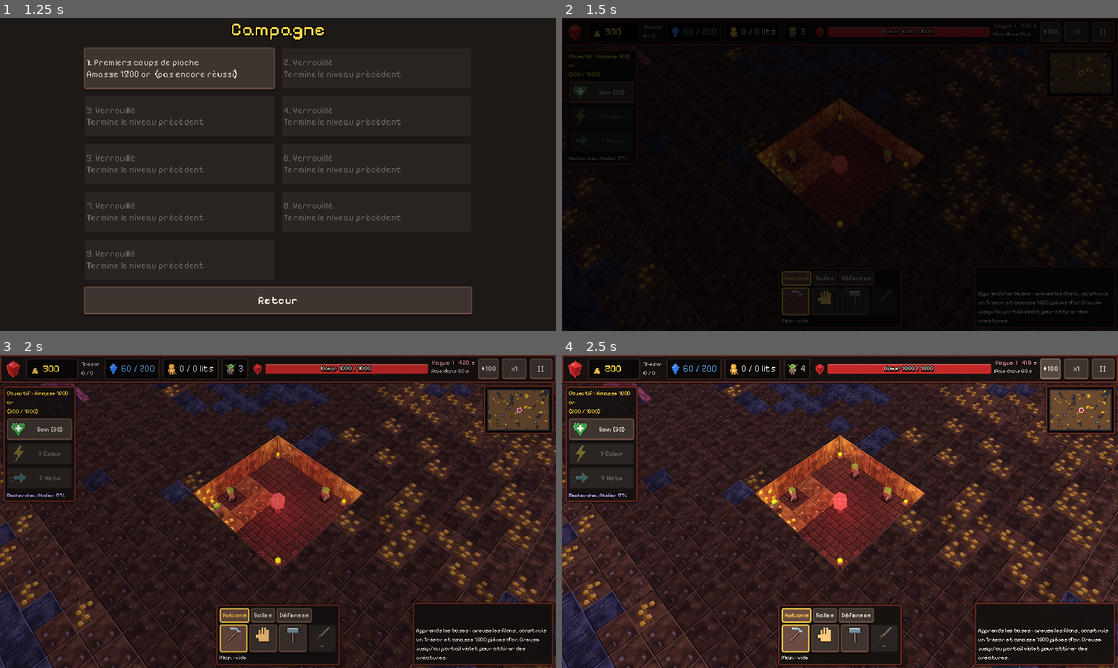
Above: before the commit, frames 1-4 (two rows, left to right).
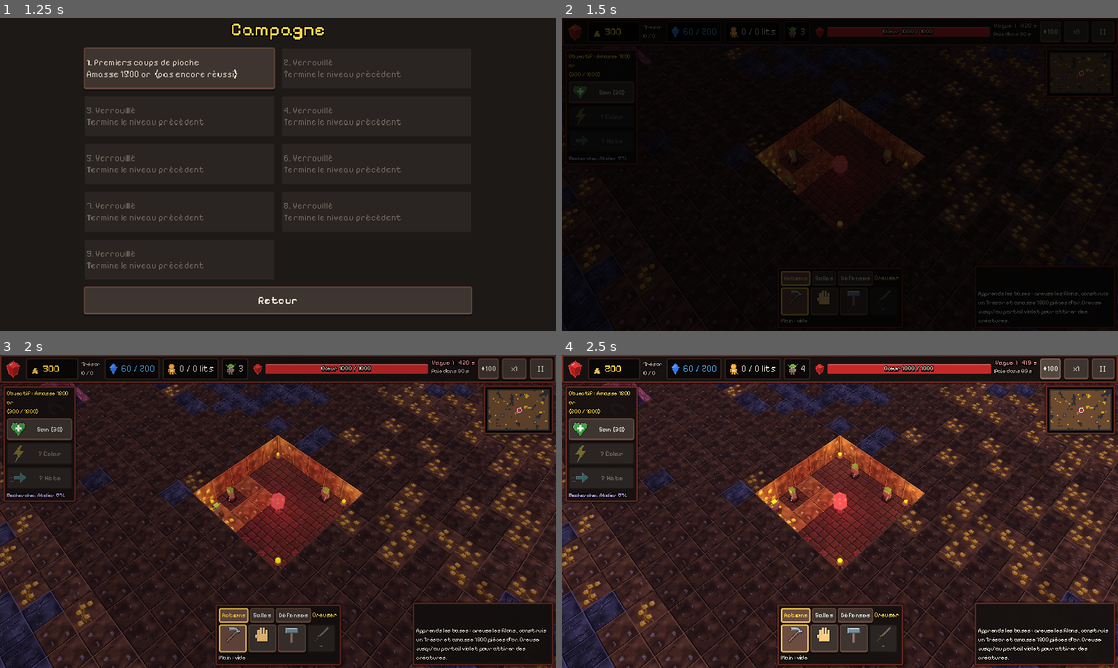
Above: after the commit, the same moments.

Repository: Malinouxi/Android
Game: Godot game, scene res://scenes/menu.tscn
Two runs of this game, one before a commit and one after it. Both use one fixed random seed, a clock stepped at 60 frames per second and the inputs below. Sound files missing from this copy of the repository are replaced by a short silence.
Inputs:
- Up to frame 1 (1.25 s): click "Campagne" at 0.5 s
- Up to frame 2 (1.5 s): click "1. Premiers coups de pioche A…" at 1.25 s
- Up to frame 3 (2 s): no input
- Up to frame 4 (2.5 s): click "+100" at 2 s

Frame 1 is identical in both runs. In frame 2, 0.2% of the frame differs, in the area x 39-61%, y 80-98%; in frame 3, 0.6%; in frame 4, 0.6%, in the area x 38-62%, y 79-100%.

Commit message:
Interface : le nom de l'outil choisi s'affiche dès le début (« Creuser »)
Co-Authored-By: Claude Opus 5.5 <noreply@anthropic.com>
Claude-Session: https://claude.ai/code/session_014UMgZZe9Y6JFUoHq8hPeW2

Diff:
--- a/scripts/hud.gd
+++ b/scripts/hud.gd
@@ -366,6 +366,7 @@
 	set_hand([], 0)
 	_show_tab("Actions")
 	_tab_buttons["Actions"].button_pressed = true
+	_update_tool_name()
 
 
 func _show_tab(tab_name: String) -> void:
